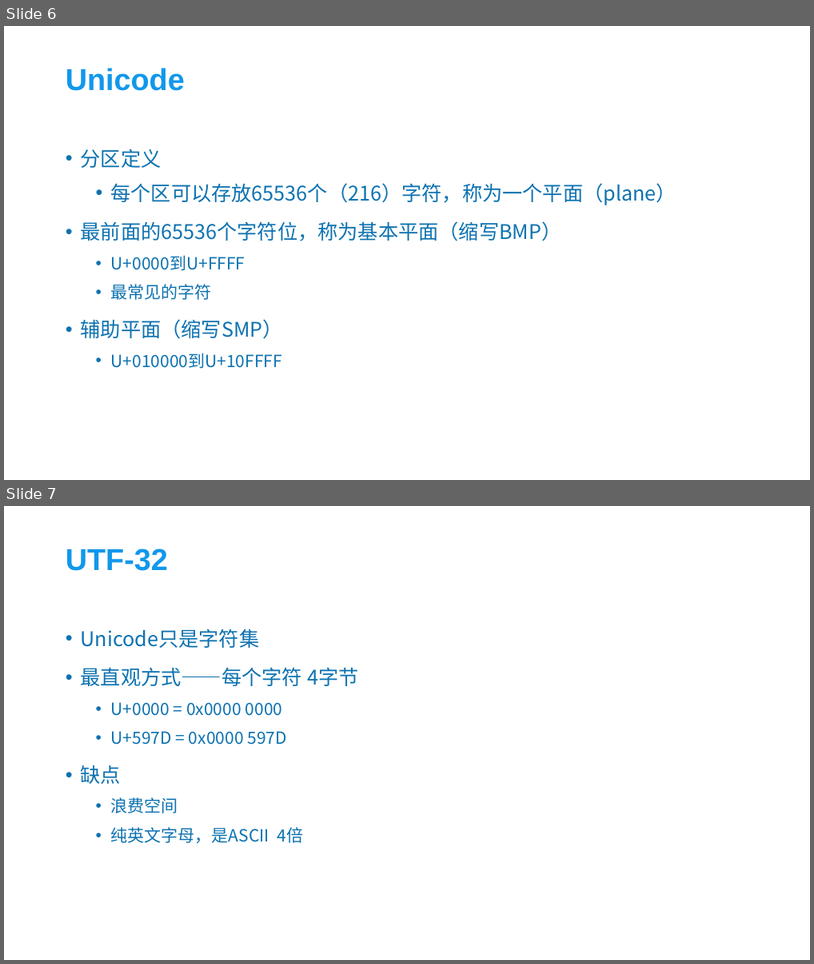
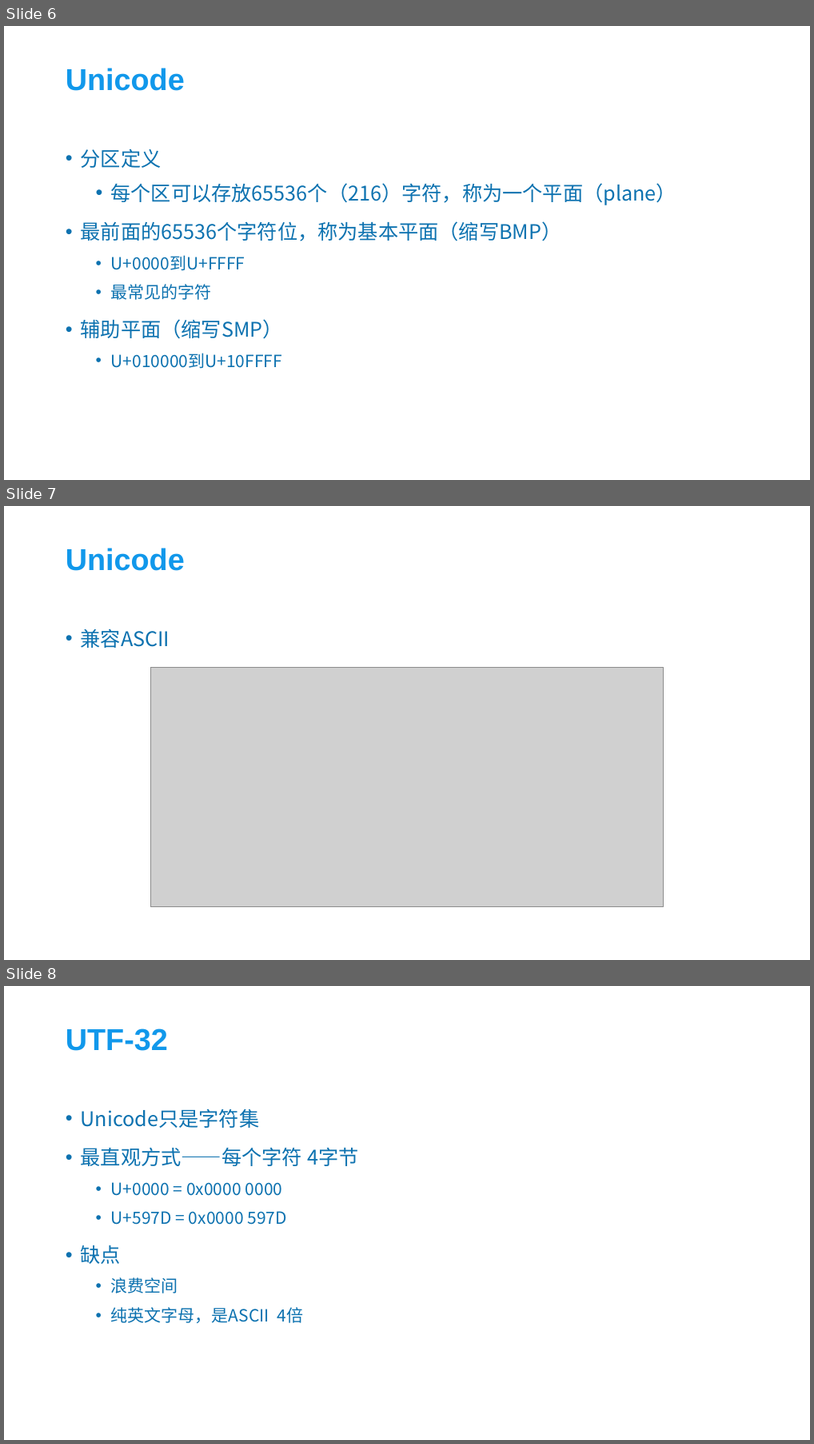
Before and after one commit to kenkozheng/HTML5_research, a slide deck: Charset&Coding&HTML/编码和前端的那些事.pptx. Shown one above the other, each under a label of ours: slides 6 and 7 before the commit, slides 6, 7 and 8 after it. The pictures are 814x964 and 814x1444 pixels, drawn with LibreOffice and Linux fonts; fonts in the diff are those of the drawing; grey boxes stand for pictures; background and template pictures are left out. Boxes give left, top, right and bottom in pixels: in the first picture for what was removed or moved away, otherwise in the second. Text is boxed around its words. In the diff, an @@ line names an element or a change of style, - is before the commit and + after.

Commit message:
增加字符集兼容说明

```diff
--- a/Charset&Coding&HTML/编码和前端的那些事.pptx
+++ b/Charset&Coding&HTML/编码和前端的那些事.pptx
@@ slide 7 added at (4, 506, 810, 960), background picture (left out) @@
@@ title added at (66, 548, 185, 571), 36 pt, text #1198EB, bold @@
+Unicode
@@ text added at (81, 628, 170, 648), 24 pt, text #0D72B0 @@
+• 兼容ASCII
@@ picture added at (150, 668, 664, 907) @@
@@ what was slide 7 is now slide 8 @@
```
